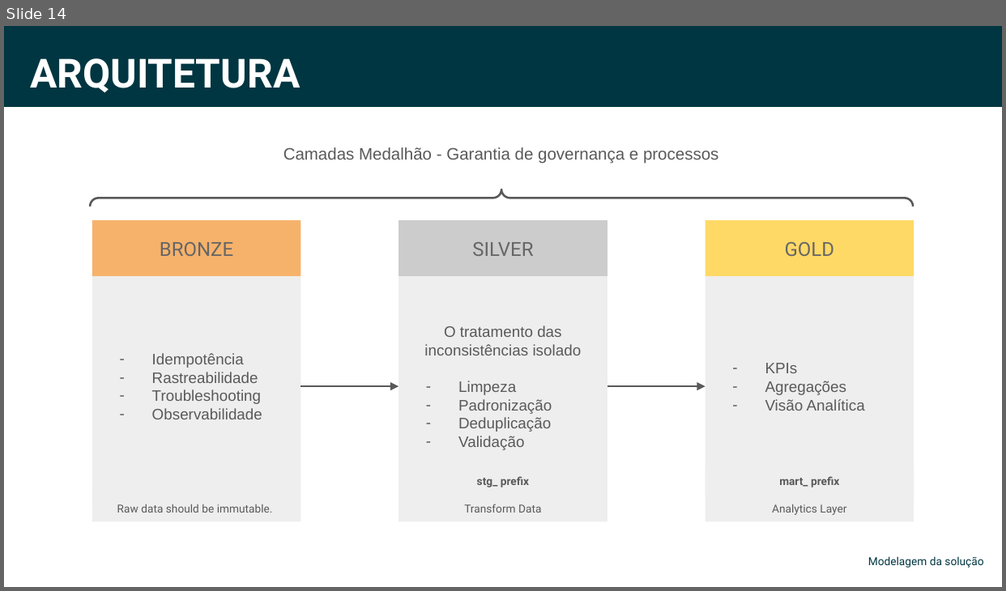
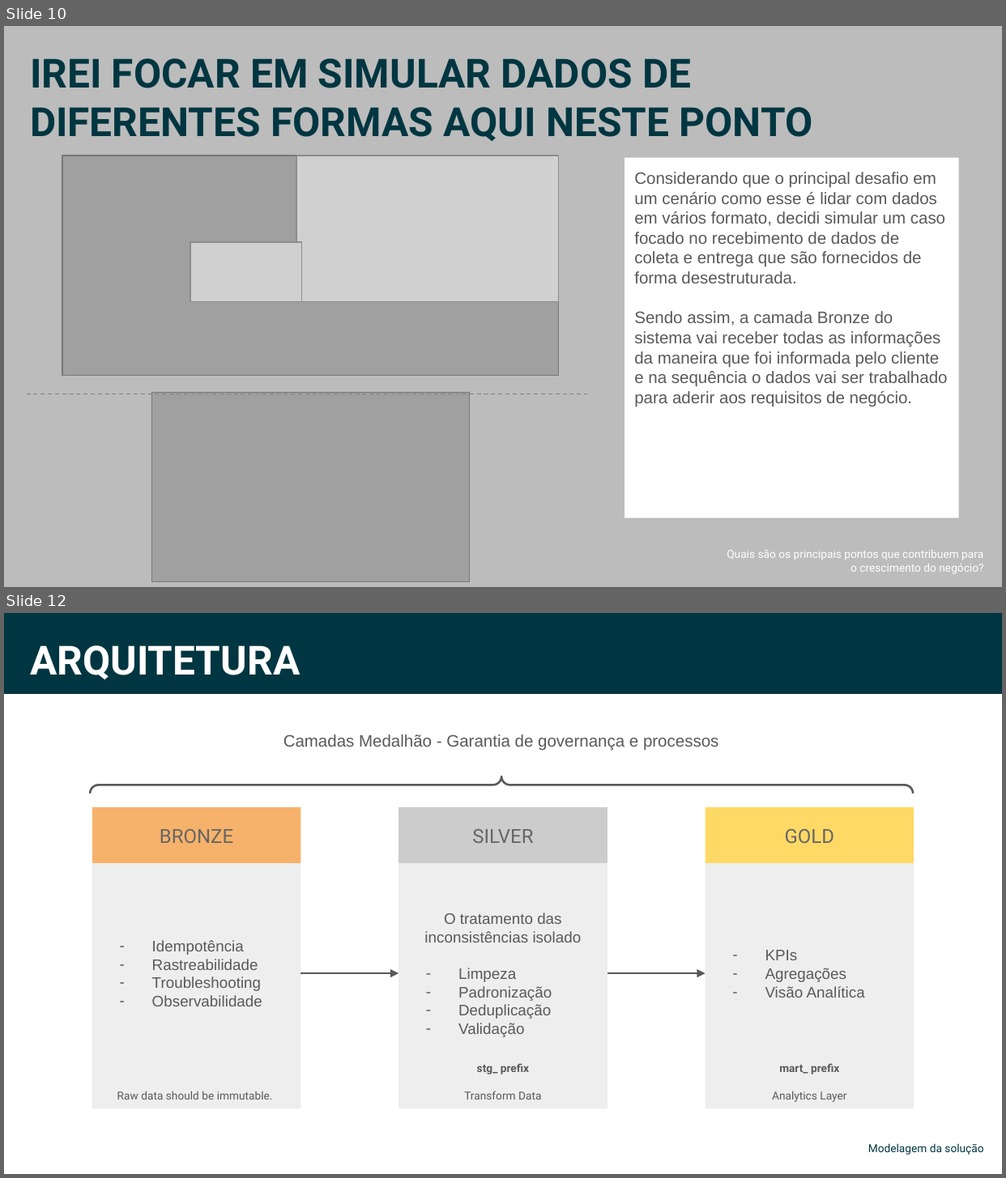
Before and after one commit to ebbonfimm/case_sicoob_coopllactia, a slide deck: Case Sicoob - Eduardo Bonfim.pptx. Shown one above the other, each under a label of ours: slide 14 before the commit, slides 10 and 12 after it; the slides between them are not shown. The pictures are 1006x591 and 1006x1178 pixels, drawn with LibreOffice and Linux fonts; fonts in the diff are those of the drawing; grey boxes stand for pictures. Boxes give left, top, right and bottom in pixels: in the first picture for what was removed or moved away, otherwise in the second. Text is boxed around its words. In the diff, an @@ line names an element or a change of style, - is before the commit and + after.

```diff
--- a/Case Sicoob - Eduardo Bonfim.pptx
+++ b/Case Sicoob - Eduardo Bonfim.pptx
@@ slide 10 added at [4, 26, 1002, 587], background #FFFFFF @@
@@ rectangle added at [4, 26, 1002, 587], fill #595959 at 40% opacity @@
@@ text added at [30, 58, 813, 141], 29 pt, text #003641, bold @@
+IREI FOCAR EM SIMULAR DADOS DE DIFERENTES FORMAS AQUI NESTE PONTO
@@ picture added at [63, 156, 559, 376] @@
@@ picture added at [296, 156, 559, 302] @@
@@ rectangle added at [624, 158, 959, 518], fill #FFFFFF, 12 pt, text #595959 @@
+Considerando que o principal desafio em um cenário como esse é lidar com dados em vários formato, decidi simular um caso focado no recebimento de dados de coleta e entrega que são fornecidos de forma desestruturada.
+Sendo assim, a camada Bronze do sistema vai receber todas as informações da maneira que foi informada pelo cliente e na sequência o dados vai ser trabalhado para aderir aos requisitos de negócio.
@@ picture added at [190, 242, 302, 302] @@
@@ line added from (26, 395) to (588, 395), #999999 0.75 pt dashed @@
@@ picture added at [151, 392, 470, 582] @@
@@ text added at [727, 550, 983, 574], 8 pt, text #FFFFFF @@
+Quais são os principais pontos que contribuem para o crescimento do negócio?
@@ what was slide 14 is now slide 12 @@
```
Also in this commit, not shown: 5 slides changed, 1 other slide added, 5 slides removed.
